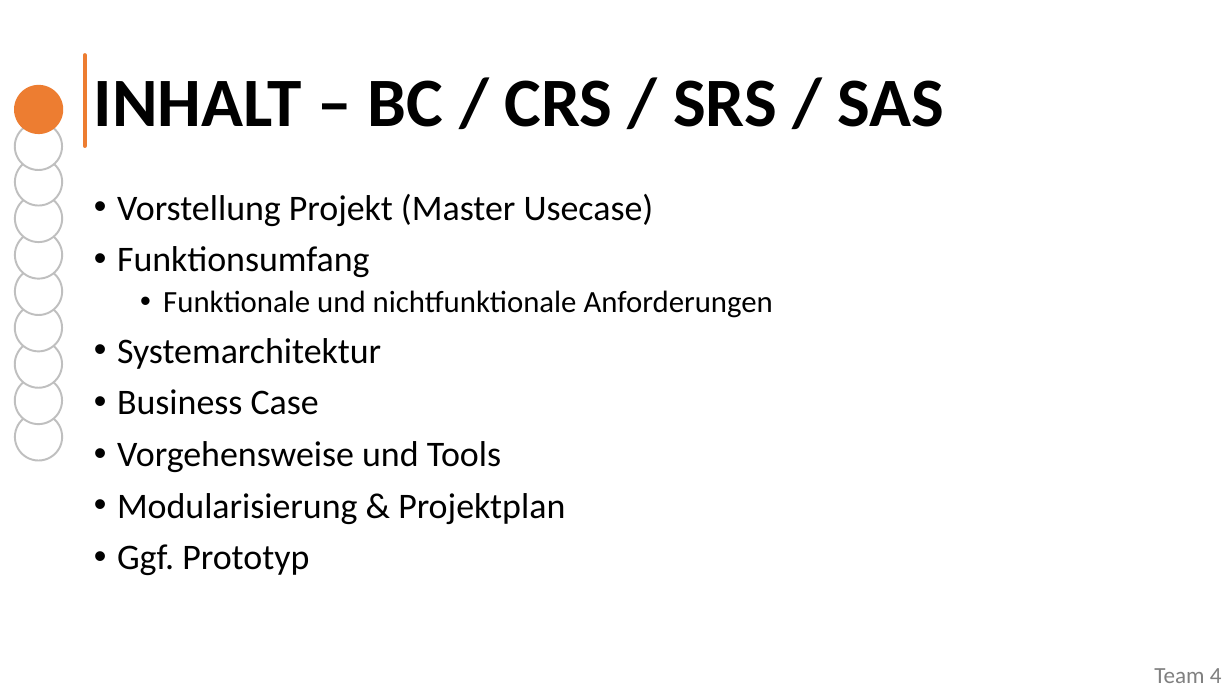
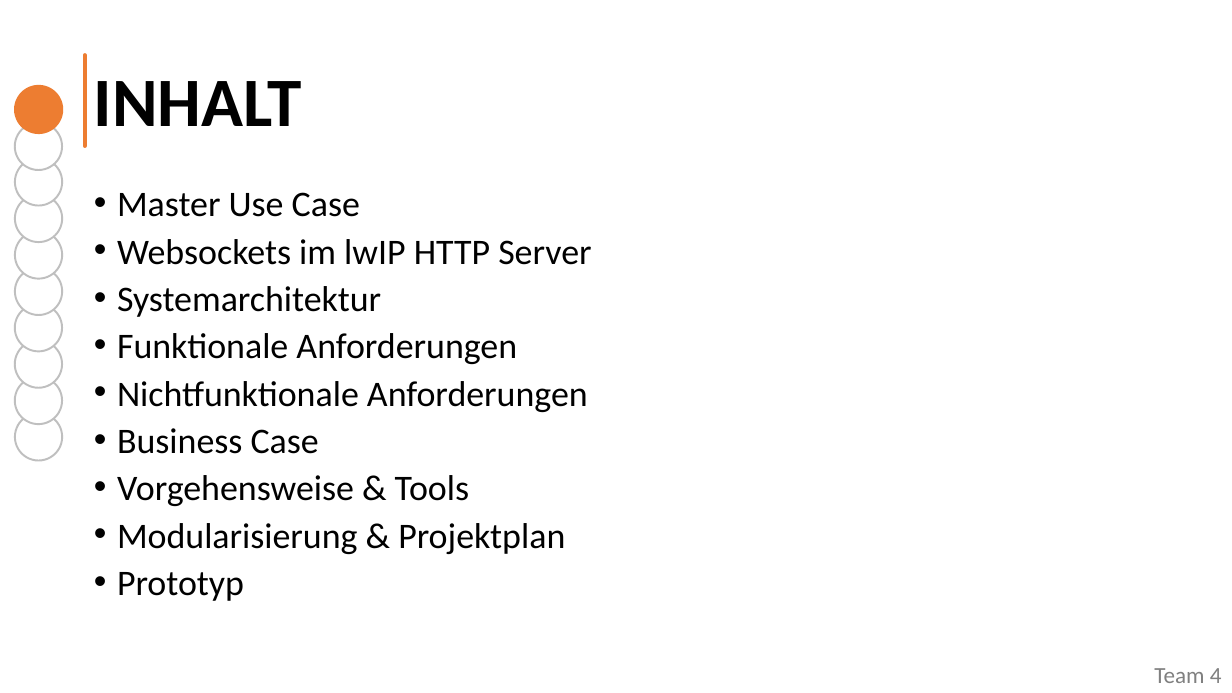
Before and after one commit to TINF20C/Team_4_Websockets-lwIP, a slide deck: slide 3 of PROJECT/TINF20C_Präsentation_Semester3_Team_4.pptx. Drawn at 1232x693 pixels with LibreOffice and Linux fonts; fonts in the diff are those of the drawing. Boxes give left, top, right and bottom in pixels: in the first picture for what was removed or moved away, otherwise in the second. Text is boxed around its words. In the diff, an @@ line names an element or a change of style, - is before the commit and + after.

```diff
--- a/PROJECT/TINF20C_Präsentation_Semester3_Team_4.pptx
+++ b/PROJECT/TINF20C_Präsentation_Semester3_Team_4.pptx
@@ title at (x1=94, y1=81, x2=302, y2=126): text changed @@
-INHALT – BC / CRS / SRS / SAS
+INHALT
@@ text at (x1=117, y1=192, x2=591, y2=265): text changed @@
-• Vorstellung Projekt (Master Usecase)
-• Funktionsumfang
-  • Funktionale und nichtfunktionale Anforderungen
+• Master Use Case
+• Websockets im lwIP HTTP Server
@@ text at (x1=117, y1=286, x2=565, y2=554): line spacing 0.9 to 0.8 @@
@@ text at (x1=117, y1=333, x2=588, y2=412): paragraphs added @@
+• Funktionale Anforderungen
+• Nichtfunktionale Anforderungen
@@ text at (x1=117, y1=475, x2=469, y2=506): text changed @@
-• Vorgehensweise und Tools
+• Vorgehensweise & Tools
@@ text at (x1=117, y1=572, x2=244, y2=601): text changed @@
-• Ggf. Prototyp
+• Prototyp
```
Also in this commit, not shown: 4 other slides changed.
